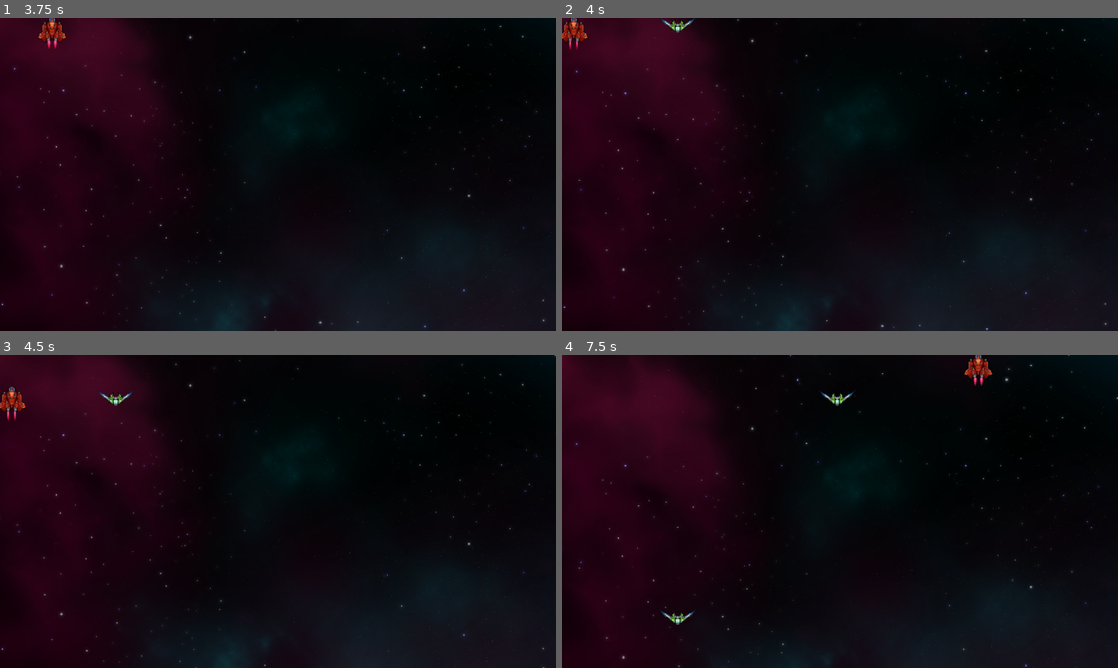
Above: before the commit, frames 1-4 (two rows, left to right).
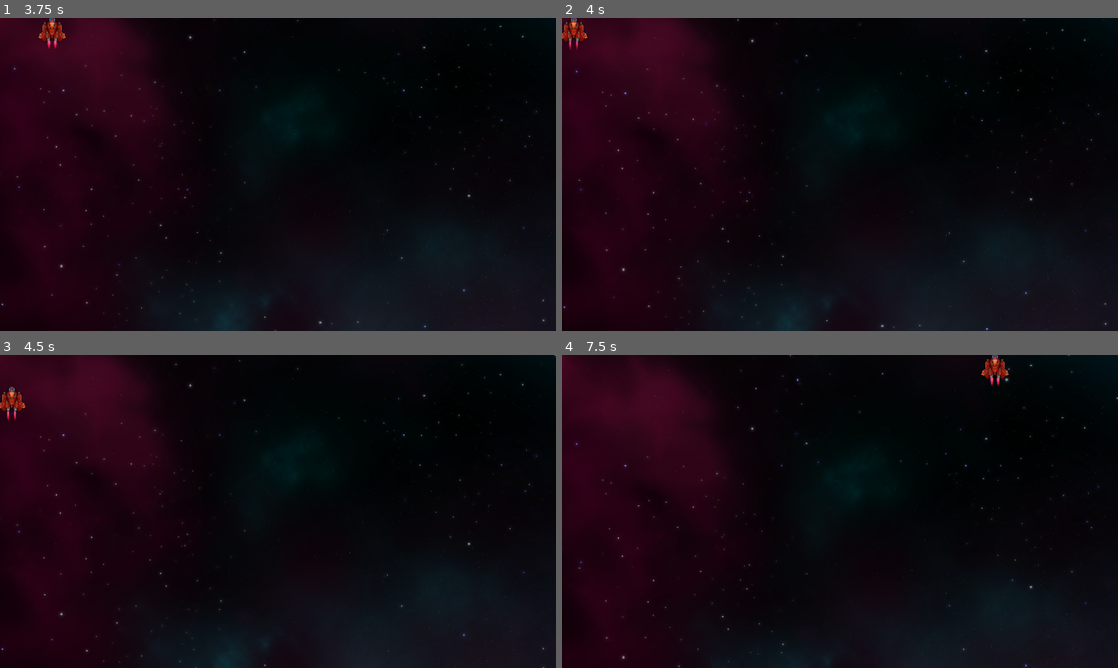
Above: after the commit, the same moments.

Repository: etse/2D-arcade-shooter
Game: Godot game, scene res://screens/MainMenu/MainMenu.tscn
The game is run twice, just before and just after one commit, with the same random seed, the same clock (stepped at 60 frames per second) and the same inputs. Sound files missing from this copy of the repository are replaced by a short silence.
Inputs:
- Up to frame 1 (3.75 s): click "Start game" at 0.5 s; hold Space (shoot) 1.28-2.03 s; hold Up (move_up) 1.28-2.78 s; tap Space (shoot) at 2.1, 3.6 s; hold Space (shoot) 2.78-3.53 s; hold Left (move_left) from 2.78 s (still down)
- Up to frame 2 (4 s): keep holding Left (move_left)
- Up to frame 3 (4.5 s): release Left (move_left) at 4.28 s; hold Down (move_down) from 4.28 s (still down); hold Space (shoot) from 4.28 s (still down)
- Up to frame 4 (7.5 s): release Down (move_down) at 5.03 s; release Space (shoot) at 5.03 s; hold Right (move_right) 5.03-5.78 s; tap Space (shoot) at 5.1, 6.6 s; hold Up (move_up) 5.78-6.53 s; hold Space (shoot) 5.78-6.53 s; hold Right (move_right) from 6.53 s (still down); hold Space (shoot) from 7.28 s (still down)

Frame 1 is identical in both runs. In frame 2, 0.1% of the frame differs, in the area x 17-24%, y 0-5%; in frame 3, 0.1%; in frame 4, 0.7%, in the area x 17-81%, y 0-87%.

Commit message:
Legger til formasjoner

Diff:
--- a/components/Bullets/FireBullet/FireBullet.gd
+++ b/components/Bullets/FireBullet/FireBullet.gd
@@ -1,10 +1,6 @@
 extends Area2D
 
-signal hit_enemy(bullet, enemy, damage)
-
 func _ready():
-	$Fire
-	$Fire.play()
 	add_to_group("bullets")
 
 func _physics_process(delta):
@@ -13,7 +9,7 @@
 func _process(delta):
 	for body in get_overlapping_bodies():
 		if body.is_in_group("enemies"):
-			emit_signal("hit_enemy", $Self, body, 2)
+			body.health -= 2
 			queue_free()
 
 	if position[1] < -10:
--- a/components/Bullets/FireBullet/FireBullet.tscn
+++ b/components/Bullets/FireBullet/FireBullet.tscn
@@ -1,8 +1,7 @@
-[gd_scene load_steps=5 format=2]
+[gd_scene load_steps=4 format=2]
 
 [ext_resource path="res://components/Bullets/FireBullet/FireBullet.gd" type="Script" id=1]
 [ext_resource path="res://assets/sprites/effects/bullets/bullet_red.png" type="Texture" id=2]
-[ext_resource path="res://assets/sfx/pulse3.ogg" type="AudioStream" id=3]
 
 [sub_resource type="CapsuleShape2D" id=1]
 radius = 5.0
@@ -15,11 +14,6 @@
 scale = Vector2( 0.2, 0.2 )
 texture = ExtResource( 2 )
 
-[node name="Fire" type="AudioStreamPlayer" parent="."]
-stream = ExtResource( 3 )
-volume_db = -25.0
-bus = "sfx"
-
 [node name="CollisionShape2D" type="CollisionShape2D" parent="."]
 position = Vector2( 0, -5 )
 shape = SubResource( 1 )
--- a/components/Enemies/BasicEnemy/BasicEnemy.gd
+++ b/components/Enemies/BasicEnemy/BasicEnemy.gd
@@ -1,18 +1,21 @@
 extends KinematicBody2D
 
-export var health: float = 10
-signal destroyed
+export var health: float = 6
 
 func _ready():
 	add_to_group("enemies")
 
 func _process(delta):
-	if health <= 0:
+	if health <= 0 and not $CollisionShape2D.disabled:
 		$CollisionShape2D.disabled = true
 		$Explosion.visible = true
+		$ExplosionSound.play()
 		$Explosion.play()
+		$Tween.interpolate_property($Sprite, "modulate", Color(1, 1, 1, 1), Color(1, 1, 1, 0), 0.5, Tween.TRANS_LINEAR, Tween.EASE_IN_OUT)
+		$Tween.start()
 
+func _on_ExplosionSound_finished():
+	queue_free()
 
 func _on_Explosion_animation_finished():
-	emit_signal("destroyed")
-	queue_free()
+	$Explosion.visible = false
--- a/components/Enemies/BasicEnemy/BasicEnemy.tscn
+++ b/components/Enemies/BasicEnemy/BasicEnemy.tscn
@@ -9,6 +9,7 @@
 [ext_resource path="res://assets/sprites/effects/explosion/Explosion_1_005.png" type="Texture" id=7]
 [ext_resource path="res://assets/sprites/effects/explosion/Explosion_1_006.png" type="Texture" id=8]
 [ext_resource path="res://assets/sprites/effects/explosion/Explosion_1_007.png" type="Texture" id=9]
+[ext_resource path="res://assets/sfx/explosion1.ogg" type="AudioStream" id=10]
 
 [sub_resource type="CapsuleShape2D" id=1]
 radius = 30.0
@@ -19,7 +20,7 @@
 "frames": [ ExtResource( 3 ), ExtResource( 4 ), ExtResource( 5 ), ExtResource( 6 ), ExtResource( 7 ), ExtResource( 8 ), ExtResource( 9 ) ],
 "loop": false,
 "name": "default",
-"speed": 8.0
+"speed": 10.0
 } ]
 
 [node name="BasicEnemy" type="KinematicBody2D"]
@@ -37,4 +38,11 @@
 scale = Vector2( 0.15, 0.15 )
 frames = SubResource( 2 )
 
+[node name="ExplosionSound" type="AudioStreamPlayer" parent="."]
+stream = ExtResource( 10 )
+volume_db = -30.0
+
+[node name="Tween" type="Tween" parent="."]
+
 [connection signal="animation_finished" from="Explosion" to="." method="_on_Explosion_animation_finished"]
+[connection signal="finished" from="ExplosionSound" to="." method="_on_ExplosionSound_finished"]
--- a/components/Player/Player.gd
+++ b/components/Player/Player.gd
@@ -36,6 +36,7 @@
 		bulletRight.position = get_global_transform().xform($RightGun.position)
 		$Bullets.add_child(bulletLeft)
 		$Bullets.add_child(bulletRight)
+		$BulletSound.play()
 		gun_cooldown = 0.4
 
 func handle_movement(event: InputEvent):
--- a/components/Player/Player.tscn
+++ b/components/Player/Player.tscn
@@ -12,6 +12,7 @@
 [ext_resource path="res://assets/sprites/effects/exhaust/Exhaust_1_007.png" type="Texture" id=10]
 [ext_resource path="res://assets/sprites/effects/exhaust/Exhaust_1_008.png" type="Texture" id=11]
 [ext_resource path="res://assets/sprites/effects/exhaust/Exhaust_1_009.png" type="Texture" id=12]
+[ext_resource path="res://assets/sfx/laser_bolt2.ogg" type="AudioStream" id=13]
 
 [sub_resource type="CircleShape2D" id=1]
 radius = 40.0
@@ -51,3 +52,7 @@
 position = Vector2( 25, -28 )
 
 [node name="Bullets" type="Node" parent="."]
+
+[node name="BulletSound" type="AudioStreamPlayer" parent="."]
+stream = ExtResource( 13 )
+volume_db = -25.0
--- a/screens/Level/levels/01_SimpleFighters.gd
+++ b/screens/Level/levels/01_SimpleFighters.gd
@@ -6,10 +6,15 @@
 onready var endPoints = [$Points/EndLeft, $Points/EndCenter, $Points/EndRight, $Points/EndCenter]
 
 func start():
+	spawnCount = 0
 	$Timer.start()
 
 func update(delta: float):
-	pass
+	if spawnCount >= 8:
+		return true
+
+func exit():
+	$Timer.stop()
 
 func _on_Timer_timeout():
 	var enemy = basicEnemy.instance()
@@ -20,3 +25,7 @@
 	$tween.start()
 	$Enemies.add_child(enemy)
 	spawnCount += 1
+
+
+func _on_tween_tween_completed(object, key):
+	object.queue_free()
--- /dev/null
+++ b/screens/Level/levels/Formation.gd
@@ -0,0 +1,34 @@
+extends Node
+
+var basicEnemy = preload("res://components/Enemies/BasicEnemy/BasicEnemy.tscn")
+var spawnCount = 0
+
+func start():
+	spawnCount = 0
+	$Timer.start()
+
+func update(delta: float):
+	if spawnCount >= 16:
+		return true
+
+func exit():
+	$Timer.stop()
+
+func _on_Timer_timeout():
+	print("SPAWN!")
+	var enemy = basicEnemy.instance()
+	var path = PathFollow2D.new()
+	path.add_child(enemy)
+	if spawnCount % 2 == 0:
+		$Enemies/LeftPath.add_child(path)
+	else:
+		$Enemies/RightPath.add_child(path)
+	path.rotate = false
+	path.rotation = 0
+	$Tween.interpolate_property(path, "unit_offset", 0, 1, 8, Tween.TRANS_LINEAR, Tween.EASE_IN_OUT)
+	$Tween.start()
+	spawnCount += 1
+
+
+func _on_Tween_tween_completed(object, key):
+	object.queue_free()
--- a/screens/Level/levels/Level1.gd
+++ b/screens/Level/levels/Level1.gd
@@ -1,9 +1,16 @@
 extends Node2D
 
-onready var currentWave = $Waves/SimpleFighters
+onready var waves = [$Waves/Wait, $Waves/SimpleFighters, $Waves/Formation]
+onready var currentWave = null
+var waveCount = 0
 
 func _ready():
+	currentWave = waves[waveCount]
 	currentWave.start()
 
 func _process(delta):
-	currentWave.update(delta)
+	if currentWave.update(delta):
+		currentWave.exit()
+		waveCount += 1
+		currentWave = waves[waveCount % waves.size()]
+		currentWave.start()
--- a/screens/Level/levels/Level1.tscn
+++ b/screens/Level/levels/Level1.tscn
@@ -6,7 +6,20 @@
 [ext_resource path="res://assets/backgrounds/Stars-Big_1_2_PC.png" type="Texture" id=4]
 [ext_resource path="res://assets/backgrounds/Stars Small_1.png" type="Texture" id=5]
 [ext_resource path="res://assets/music/Rolemusic_The_Pirate_And_The_Dancer.ogg" type="AudioStream" id=6]
-[ext_resource path="res://screens/Level/levels/01_SimpleFighters.gd" type="Script" id=7]
+[ext_resource path="res://screens/Level/levels/Wait.gd" type="Script" id=7]
+[ext_resource path="res://screens/Level/levels/01_SimpleFighters.gd" type="Script" id=8]
+[ext_resource path="res://screens/Level/levels/Formation.gd" type="Script" id=9]
+
+[sub_resource type="Curve2D" id=1]
+bake_interval = 10.0
+_data = {
+"points": PoolVector2Array( 17.7286, -220.499, -17.7286, 220.499, 416, -64, 0, -446.539, 0, 446.539, 1568, 512, 5.54018, -274.793, -5.54018, 274.793, 416, 1184 )
+}
+
+[sub_resource type="Curve2D" id=2]
+_data = {
+"points": PoolVector2Array( -63.9377, -242.147, 63.9377, 242.147, 1536, -96, 14.9642, -446.204, -14.9642, 446.204, 416, 512, 69.3793, -244.868, -69.3793, 244.868, 1472, 1184 )
+}
 
 [node name="Level1" type="Node2D"]
 visible = false
@@ -37,13 +50,21 @@
 
 [node name="Waves" type="Node" parent="."]
 
+[node name="Wait" type="Node" parent="Waves"]
+editor/display_folded = true
+script = ExtResource( 7 )
+
+[node name="Timer" type="Timer" parent="Waves/Wait"]
+wait_time = 5.0
+
 [node name="SimpleFighters" type="Node" parent="Waves"]
-script = ExtResource( 7 )
+editor/display_folded = true
+script = ExtResource( 8 )
 
 [node name="tween" type="Tween" parent="Waves/SimpleFighters"]
 
 [node name="Timer" type="Timer" parent="Waves/SimpleFighters"]
-wait_time = 3.0
+wait_time = 2.0
 
 [node name="Points" type="Node" parent="Waves/SimpleFighters"]
 editor/display_folded = true
@@ -69,6 +90,21 @@
 [node name="Enemies" type="Node" parent="Waves/SimpleFighters"]
 
 [node name="Formation" type="Node" parent="Waves"]
+editor/display_folded = true
+script = ExtResource( 9 )
+
+[node name="Timer" type="Timer" parent="Waves/Formation"]
+wait_time = 1.5
+
+[node name="Tween" type="Tween" parent="Waves/Formation"]
+
+[node name="Enemies" type="Node" parent="Waves/Formation"]
+
+[node name="LeftPath" type="Path2D" parent="Waves/Formation/Enemies"]
+curve = SubResource( 1 )
+
+[node name="RightPath" type="Path2D" parent="Waves/Formation/Enemies"]
+curve = SubResource( 2 )
 
 [node name="DifferentStrength" type="Node" parent="Waves"]
 
@@ -79,4 +115,9 @@
 [node name="CalmBeforeBoss" type="Node" parent="Waves"]
 
 [node name="BossBattle" type="Node" parent="Waves"]
+
+[connection signal="timeout" from="Waves/Wait/Timer" to="Waves/Wait" method="_on_Timer_timeout"]
+[connection signal="tween_completed" from="Waves/SimpleFighters/tween" to="Waves/SimpleFighters" method="_on_tween_tween_completed"]
 [connection signal="timeout" from="Waves/SimpleFighters/Timer" to="Waves/SimpleFighters" method="_on_Timer_timeout"]
+[connection signal="timeout" from="Waves/Formation/Timer" to="Waves/Formation" method="_on_Timer_timeout"]
+[connection signal="tween_completed" from="Waves/Formation/Tween" to="Waves/Formation" method="_on_Tween_tween_completed"]
--- /dev/null
+++ b/screens/Level/levels/Wait.gd
@@ -0,0 +1,16 @@
+extends Node
+
+var stepComplete = false
+
+func start():
+	stepComplete = false
+	$Timer.start()
+
+func update(delta: float):
+	return stepComplete
+
+func exit():
+	pass
+
+func _on_Timer_timeout():
+	stepComplete = true
--- a/screens/MainMenu/MainMenu.tscn
+++ b/screens/MainMenu/MainMenu.tscn
@@ -159,6 +159,7 @@
 volume_db = -20.0
 autoplay = true
 bus = "music"
+
 [connection signal="pressed" from="MenuContainer/Control/StartGameButton" to="." method="_on_StartGameButton_pressed"]
 [connection signal="pressed" from="MenuContainer/Control/OptionsButton" to="." method="_on_OptionsButton_pressed"]
 [connection signal="about_to_show" from="MenuContainer/OptionsPanel" to="." method="_on_OptionsPanel_about_to_show"]
Not shown: 1 places in components/Enemies/BasicEnemy/BasicEnemy.tscn that only renumber resources
Not shown: 1 places in components/Player/Player.tscn that only renumber resources
Not shown: 1 places in screens/Level/levels/Level1.tscn that only renumber resources
